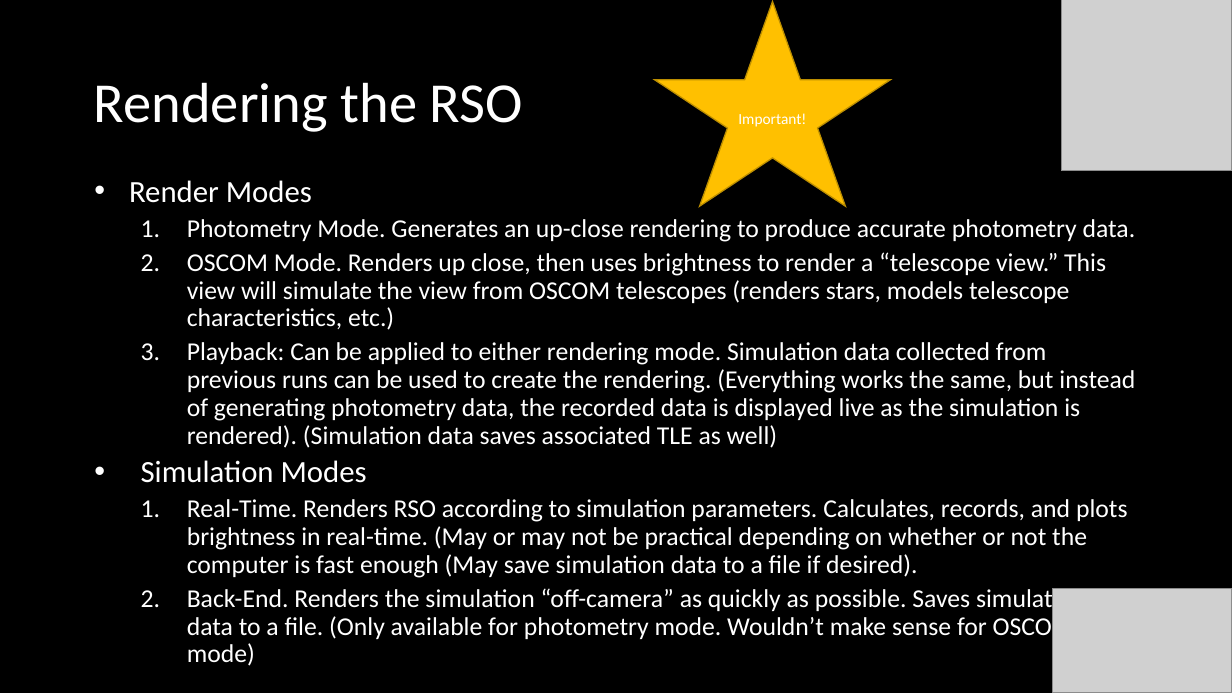
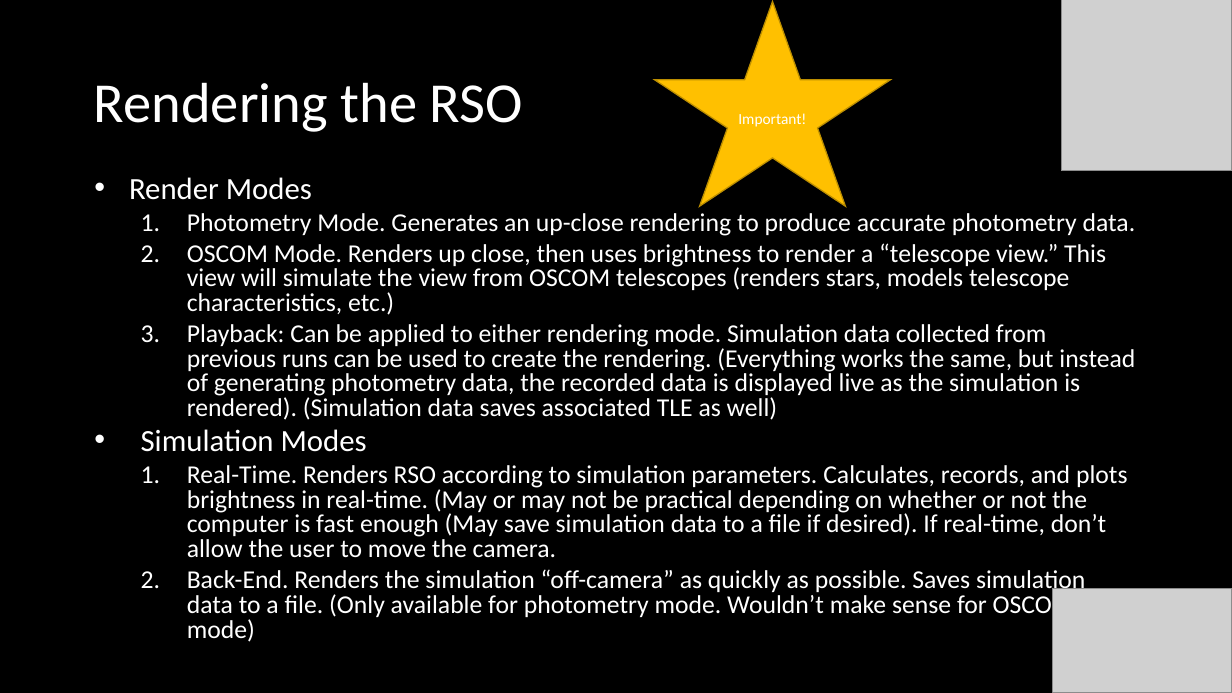
Before and after one commit to henry-valentine/COMPASS, a slide deck: slide 20 of documentation/COMPASS Project Status Document.pptx (slide 18 before the commit). Drawn at 1232x693 pixels with LibreOffice and Linux fonts; fonts in the diff are those of the drawing; grey boxes stand for pictures. Boxes give left, top, right and bottom in pixels: in the first picture for what was removed or moved away, otherwise in the second. Text is boxed around its words. In the diff, an @@ line names an element or a change of style, - is before the commit and + after.

```diff
--- a/documentation/COMPASS Project Status Document.pptx
+++ b/documentation/COMPASS Project Status Document.pptx
@@ text at (129,177,1136,642): line spacing 0.9 to 0.8 @@
@@ text at (187,465,1128,558): text changed @@
-    1. Real-Time. Renders RSO according to simulation parameters. Calculates, records, and plots brightness in real-time. (May or may not be practical depending on whether or not the computer is fast enough (May save simulation data to a file if desired).
+    1. Real-Time. Renders RSO according to simulation parameters. Calculates, records, and plots brightness in real-time. (May or may not be practical depending on whether or not the computer is fast enough (May save simulation data to a file if desired). If real-time, don’t allow the user to move the camera.
```
Also in this commit, not shown: 6 other slides changed, 2 slides added, 7 other files.
